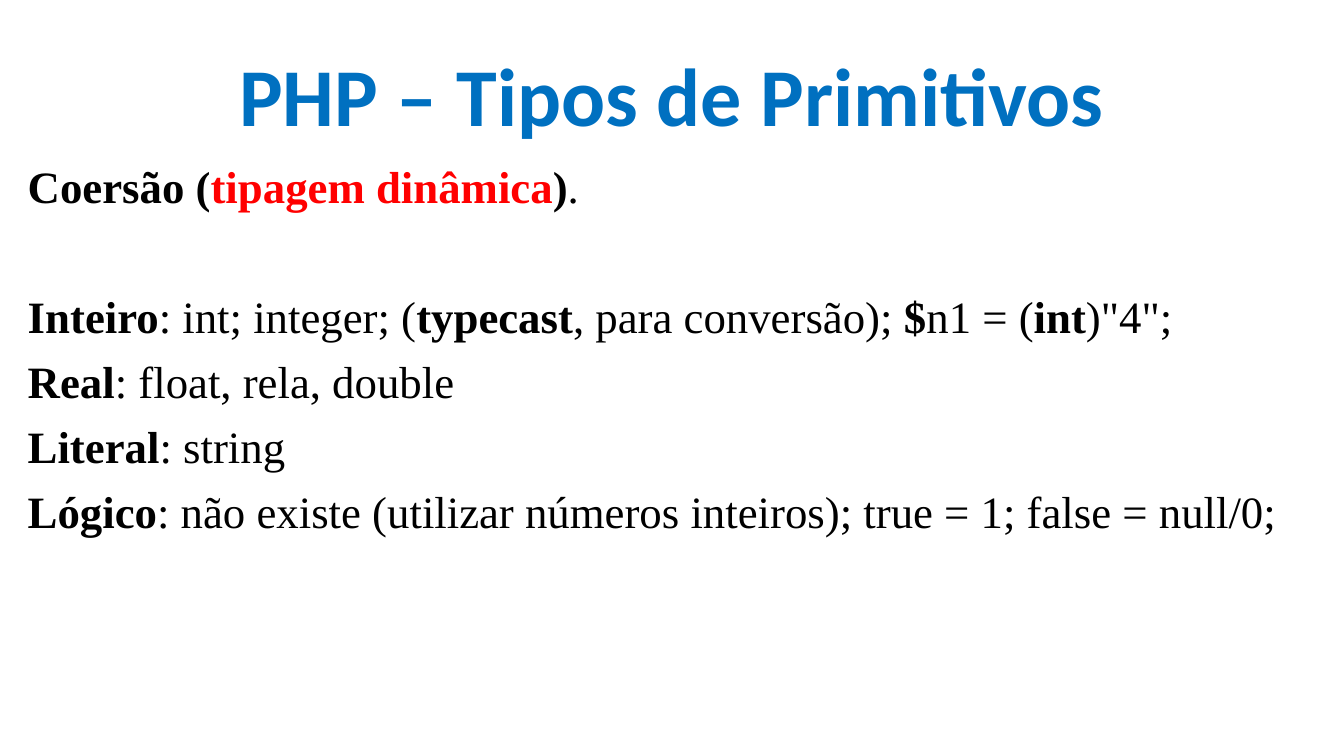
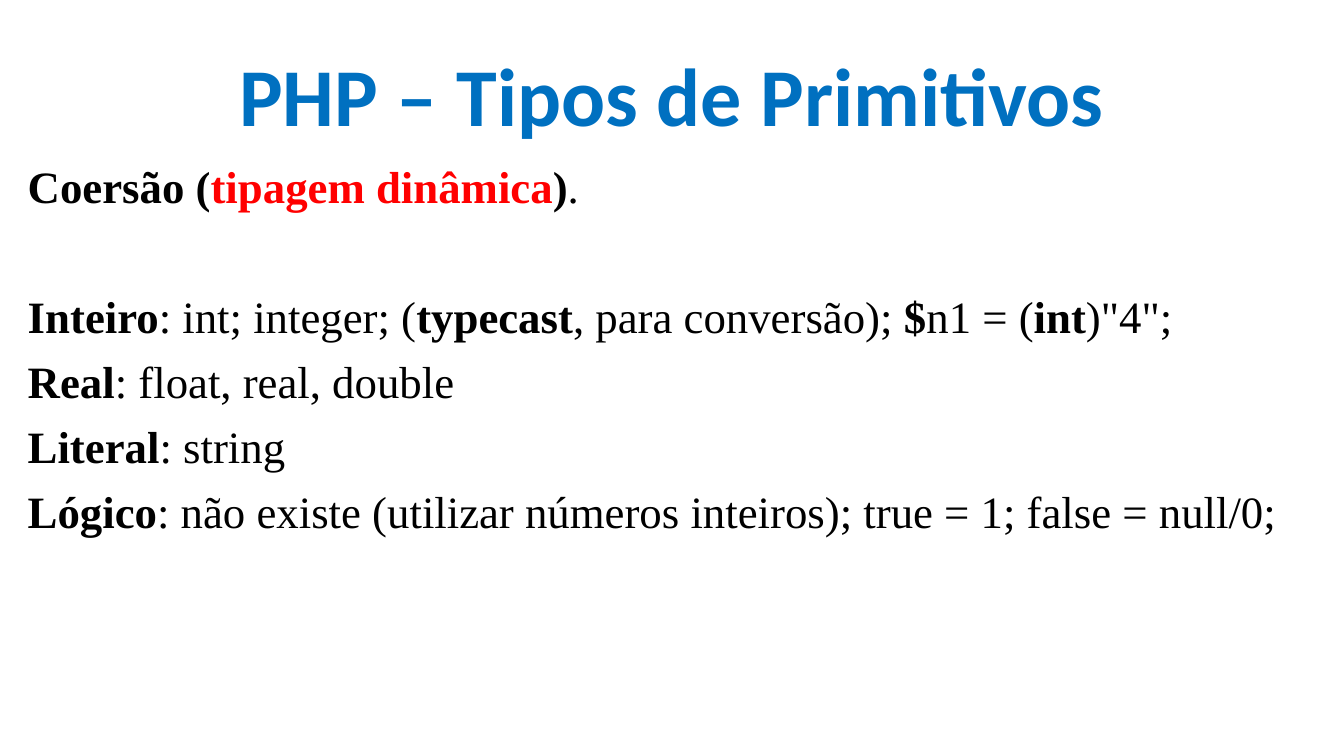
Before and after one commit to CloudEducationBrazil/WydenDesenvolvimentoWebPHP, a slide deck: slide 15 of 01 Classes/Aula 12 e 13 Desenvolvimento Web PHP - PHP.pptx. Drawn at 1344x756 pixels with LibreOffice and Linux fonts; fonts in the diff are those of the drawing; background and template pictures are left out. Boxes give left, top, right and bottom in pixels: in the first picture for what was removed or moved away, otherwise in the second. Text is boxed around its words. In the diff, an @@ line names an element or a change of style, - is before the commit and + after.

```diff
--- a/01 Classes/Aula 12 e 13 Desenvolvimento Web PHP - PHP.pptx
+++ b/01 Classes/Aula 12 e 13 Desenvolvimento Web PHP - PHP.pptx
@@ text at box(28, 366, 454, 405): text changed @@
-Real: float, rela, double
+Real: float, real, double
```
Also in this commit, not shown: 7 other slides changed.
